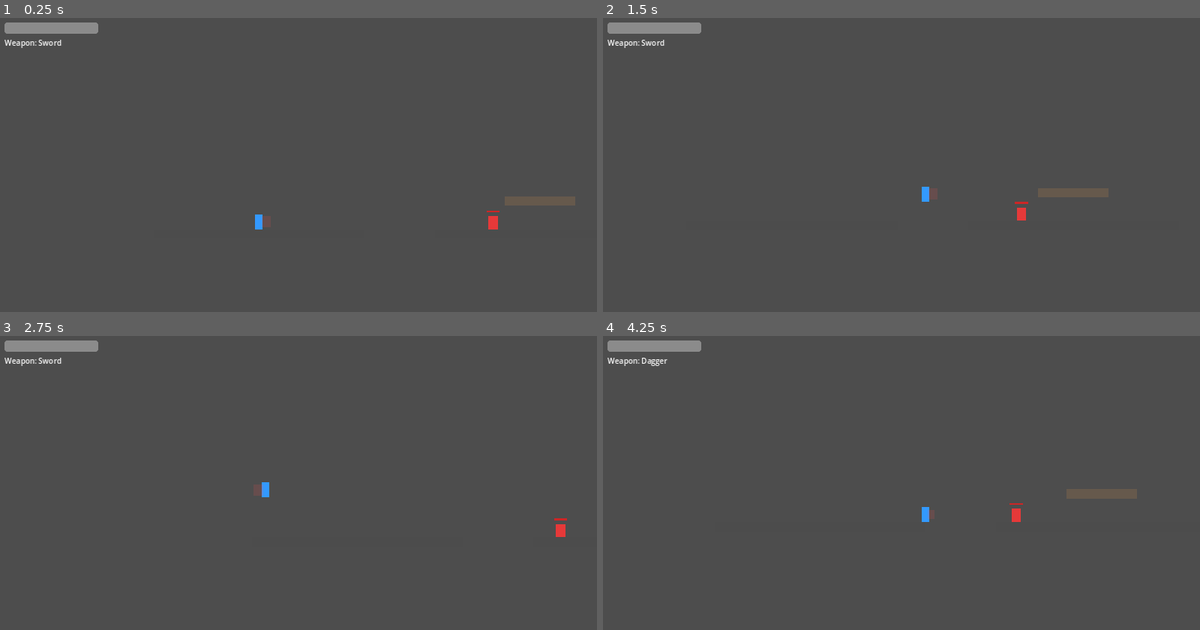
Above: before the commit, frames 1-4 (two rows, left to right).
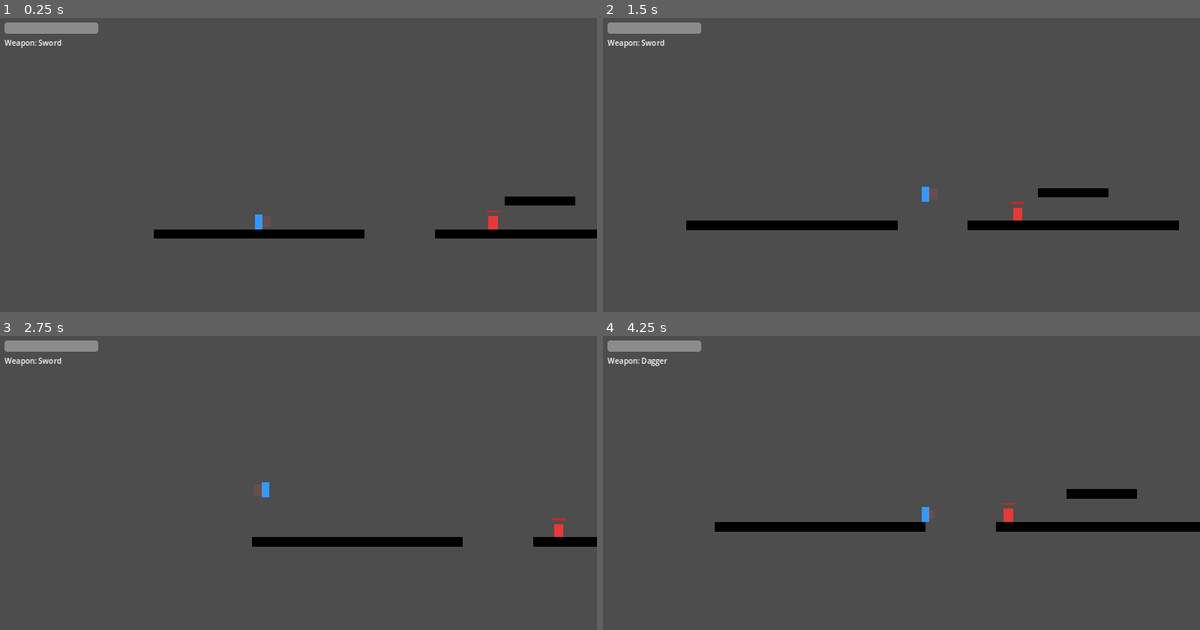
Above: after the commit, the same moments.

Repository: BrightHorizon-16/Everfall-Side-scroller-
Game: Godot game, scene res://scenes/main.tscn
Same seed, same stepped clock (60 frames per second), same inputs: the game is played once before the commit and once after it.
Inputs (mouse positions are in pixels of both pictures, inside the frame that each line leads up to):
- Up to frame 1 (0.25 s): no input
- Up to frame 2 (1.5 s): tap Enter at 0.5 s; move the mouse to (1032, 167) at 0.52 s; hold D (move_right) from 0.53 s (still down); click (1032, 167) at 0.6 s; tap Space (jump) at 0.77, 0.8, 1.07, 1.35 s; move the mouse to (782, 200) at 1.27 s
- Up to frame 3 (2.75 s): tap Space (jump) at 1.52, 1.82, 2.3 s; click (179, 518) at 1.55 s; move the mouse to (358, 427) at 2.02 s; release D (move_right) at 2.03 s; hold A (move_left) from 2.03 s (still down); click (358, 427) at 2.1 s
- Up to frame 4 (4.25 s): move the mouse to (871, 568) at 2.77 s; release A (move_left) at 2.78 s; hold D (move_right) from 2.78 s (still down); tap 1 at 2.85 s; tap Space (jump) at 3.02, 3.32, 3.77, 3.8, 4.07 s; click (871, 568) at 3.05 s; move the mouse to (1080, 553) at 3.52 s; tap 2 at 3.6 s

The runs differ from the first frame. In frame 1, 2.3% of the frame differs, in the area x 25-100%, y 60-75%; in frame 2, 2.8%; in frame 3, 1.6%; in frame 4, 2.8%, in the area x 18-100%, y 52-67%.

Commit message:
Chaser gap-jumping AI, void death separated from combat death, black platforms

Diff:
--- a/scenes/enemies/chaser.tscn
+++ b/scenes/enemies/chaser.tscn
@@ -28,6 +28,11 @@
 [node name="ChaserAI" type="Node" parent="."]
 script = ExtResource("2_ai")
 
+[node name="LedgeRay" type="RayCast2D" parent="."]
+position = Vector2(24, 0)
+target_position = Vector2(0, 40)
+collision_mask = 1
+
 [node name="Health" type="Node" parent="."]
 script = ExtResource("3_health")
 max_health = 30
--- a/scenes/regions/beginner_world.tscn
+++ b/scenes/regions/beginner_world.tscn
@@ -24,7 +24,7 @@
 
 [node name="Polygon2D" type="Polygon2D" parent="FloorLeft"]
 polygon = PackedVector2Array(-225, -10, 225, -10, 225, 10, -225, 10)
-color = Color(0.3, 0.3, 0.3, 1)
+color = Color(0, 0, 0, 1)
 
 [node name="FloorRight" type="StaticBody2D" parent="."]
 position = Vector2(300, 300)
@@ -36,7 +36,7 @@
 
 [node name="Polygon2D" type="Polygon2D" parent="FloorRight"]
 polygon = PackedVector2Array(-225, -10, 225, -10, 225, 10, -225, 10)
-color = Color(0.3, 0.3, 0.3, 1)
+color = Color(0, 0, 0, 1)
 
 [node name="Platform" type="StaticBody2D" parent="."]
 position = Vector2(300, 230)
@@ -48,7 +48,7 @@
 
 [node name="Polygon2D" type="Polygon2D" parent="Platform"]
 polygon = PackedVector2Array(-75, -10, 75, -10, 75, 10, -75, 10)
-color = Color(0.4, 0.35, 0.3, 1)
+color = Color(0, 0, 0, 1)
 
 [node name="Chaser" parent="." instance=ExtResource("1_chaser")]
 position = Vector2(200, 250)
--- a/scripts/components/kill_plane.gd
+++ b/scripts/components/kill_plane.gd
@@ -1,10 +1,12 @@
 extends Area2D
 ## KillPlane
 ##
-## Generic instant-death trigger for anything with a Health component that
-## touches it. Used for level boundaries (falling off the map) - reuses
-## the same Health -> "died" signal pipeline as normal combat death, so
-## respawn (Player) / despawn (enemies) behavior doesn't get duplicated.
+## Resets anything with a reset_to_spawn() method back to its spawn point
+## when it touches this - used for level boundaries (falling off the
+## map). Deliberately separate from the Health/combat-damage pipeline:
+## falling out of the world isn't a combat death, so it doesn't go
+## through take_damage() and won't trigger despawn-on-death logic that's
+## meant for actually being defeated in a fight.
 class_name KillPlane
 
 
@@ -13,6 +15,5 @@
 
 
 func _on_body_entered(body: Node2D) -> void:
-	var health := body.get_node_or_null("Health") as Health
-	if health:
-		health.take_damage(health.max_health)
+	if body.has_method("reset_to_spawn"):
+		body.reset_to_spawn()
--- a/scripts/enemies/chaser.gd
+++ b/scripts/enemies/chaser.gd
@@ -2,16 +2,30 @@
 ## Chaser
 ##
 ## Thin coordinator for the Chaser root, mirroring Player's pattern.
-## Reacts to Health's "died" signal by removing itself from the scene.
-## AI/movement logic stays entirely in ChaserAI.
+##
+## Combat death (Health's "died" signal - defeated by the player)
+## despawns it entirely, same as before. Falling out of the world
+## (KillPlane, via reset_to_spawn()) is handled separately - it resets
+## back to its spawn point instead, so a testing enemy doesn't just
+## vanish because its pathing sent it into a pit.
 class_name Chaser
+
+var _spawn_position: Vector2
 
 @onready var health: Health = $Health
 
 
 func _ready() -> void:
+	_spawn_position = global_position
 	health.died.connect(_on_died)
 
 
 func _on_died() -> void:
 	queue_free()
+
+
+func reset_to_spawn() -> void:
+	global_position = _spawn_position
+	velocity = Vector2.ZERO
+	health.current_health = health.max_health
+	health.health_changed.emit(health.current_health, health.max_health)
--- a/scripts/enemies/chaser_ai.gd
+++ b/scripts/enemies/chaser_ai.gd
@@ -1,19 +1,28 @@
 extends Node
 ## ChaserAI
 ##
-## Single responsibility: move the Chaser toward the player when in range.
-## Simplest enemy archetype in the design doc ("staggered easily, weak to
-## fast weapons") - no ranged attacks, no special patterns. Contact damage
-## is handled separately by an always-on Hitbox, not by this script.
+## Single responsibility: move the Chaser toward the player when in
+## range, and jump over gaps in its path so basic platforming terrain
+## doesn't strand it. Uses a single RayCast2D ("LedgeRay", a sibling
+## node) repositioned each frame to look slightly ahead of the direction
+## of travel - if it finds no ground there, it jumps. No wall-climbing,
+## no pathfinding around obstacles - deliberately simple, matching the
+## Chaser's identity as the simplest enemy archetype.
 class_name ChaserAI
 
-@export var move_speed: float = 120.0
+@export var move_speed: float = 220.0
 @export var detection_range: float = 250.0
 @export var gravity: float = 980.0
+@export var jump_velocity: float = -400.0
+@export var ledge_check_ahead: float = 24.0
+@export var ledge_check_depth: float = 40.0
 
 @onready var body: CharacterBody2D = get_parent()
+@onready var ledge_ray: RayCast2D = get_parent().get_node("LedgeRay")
 
 var player: Node2D
+var _facing_direction: int = 1
+var _is_moving: bool = false
 
 
 func _ready() -> void:
@@ -23,6 +32,8 @@
 func _physics_process(delta: float) -> void:
 	_apply_gravity(delta)
 	_chase_player()
+	_update_ledge_ray()
+	_check_jump()
 	body.move_and_slide()
 
 
@@ -35,5 +46,20 @@
 	if player and body.global_position.distance_to(player.global_position) <= detection_range:
 		var direction := signf(player.global_position.x - body.global_position.x)
 		body.velocity.x = direction * move_speed
+		_is_moving = direction != 0.0
+		if _is_moving:
+			_facing_direction = int(direction)
 	else:
 		body.velocity.x = move_toward(body.velocity.x, 0.0, move_speed)
+		_is_moving = false
+
+
+func _update_ledge_ray() -> void:
+	ledge_ray.position = Vector2(ledge_check_ahead * _facing_direction, 0)
+	ledge_ray.target_position = Vector2(0, ledge_check_depth)
+	ledge_ray.force_raycast_update()
+
+
+func _check_jump() -> void:
+	if _is_moving and body.is_on_floor() and not ledge_ray.is_colliding():
+		body.velocity.y = jump_velocity
--- a/scripts/player/player.gd
+++ b/scripts/player/player.gd
@@ -3,8 +3,11 @@
 ##
 ## Thin coordinator for the Player root. Individual concerns (movement,
 ## combat, health tracking) live in their own child components; this only
-## reacts to top-level events that need to affect the whole entity - right
-## now, just what happens when Health reports death.
+## reacts to top-level events that need to affect the whole entity.
+##
+## Both combat death (Health's "died" signal) and falling out of the
+## world (KillPlane, via reset_to_spawn()) end up doing the same thing
+## for the player - reset to spawn, full health.
 class_name Player
 
 var respawn_position: Vector2
@@ -18,6 +21,10 @@
 
 
 func _on_died() -> void:
+	reset_to_spawn()
+
+
+func reset_to_spawn() -> void:
 	global_position = respawn_position
 	velocity = Vector2.ZERO
 	health.current_health = health.max_health
Not shown, changed: PROGRESS.md
